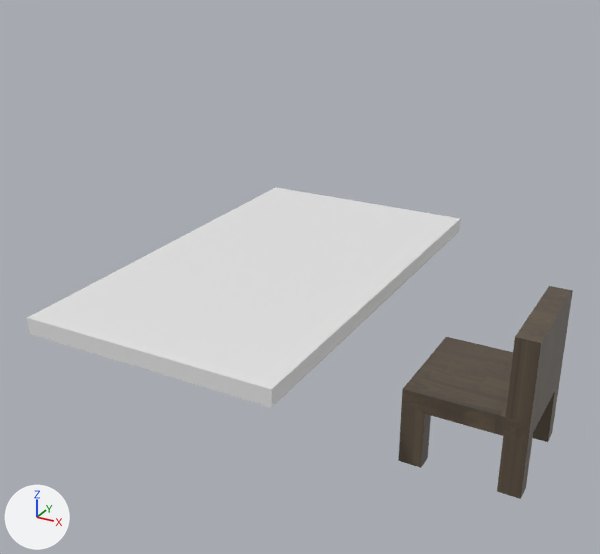
The glTF model app/public/models/chair.gltf, before and after one commit.
Both versions are drawn from a 50 mm lens placed at (2.2, -8.5, 6.01), pointed at (-2.32, -0.28, 1.9). The axes (+X, +Y, +Z) are drawn at lower left. The lights are the same throughout. Where no turn or scale is listed for an object, it has been applied to the vertices.

The first picture shows 'Chair', 'Table'.
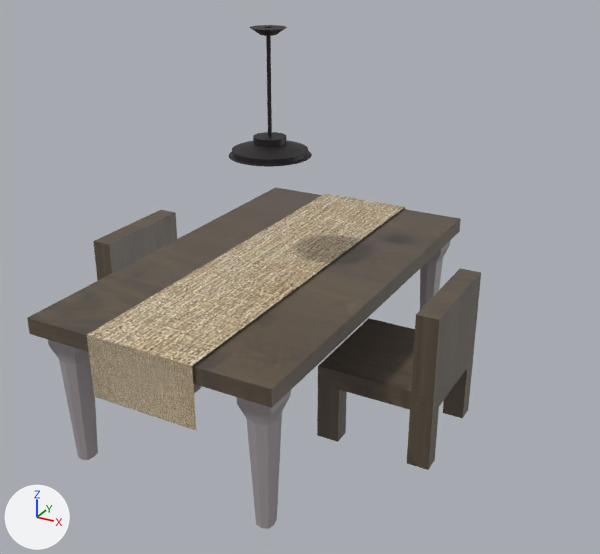
Commit message: Add table

Pixel boxes [x1, y1, x2, y2] of what changed, in the pictures (600 x 554 px):
'Table', recoloured: [27, 187, 461, 408] in both
'Chair', moved: before [398, 286, 573, 499]; after [317, 268, 481, 470]
'Runner', added (beige): after [87, 193, 405, 431]
'Leg1', added: after [237, 390, 291, 529]
'Chair.001', added: after [93, 210, 201, 393]
'Leg1.001', added: after [48, 340, 98, 460]
'OverHeadLight', added (black): after [229, 25, 312, 167]
'Leg1.002', added: after [420, 241, 450, 310]

The change, as a list of edits to the scene's bpy script:
```text
Add img_runner:
    img_runner = load_image('runner', 'img/runner.png', 512, 512, 'sRGB')
Add img_brown:
    img_brown = load_image('Brown', 'img/Brown.png', 32, 32, 'sRGB')
Add img_white:
    img_white = load_image('white', 'img/white.png', 32, 32, 'sRGB')
Add mat_runner:
    mat_runner = principled_material('runner')
    mat_runner.texture = img_runner
Add mat_material_003:
    mat_material_003 = principled_material('Material.003')
    mat_material_003.texture = img_brown
Add mat_material_002:
    mat_material_002 = principled_material('Material.002')
    mat_material_002.texture = img_floor
    mat_material_002.roughness = 0.4
    mat_material_002.emission_strength = 0.0049
Add mat_white:
    mat_white = principled_material('White')
    mat_white.texture = img_white
Change me_cube:
    where me_cube.from_pydata(...)  # 8 vertices, 12 faces; spans x -1.57..1.57, y -2.72..2.72, z -0.1..0.1
    add me_cube.materials.append(mat_material)  # picture img_floor
Add me_plane:
    me_plane.from_pydata(...)  # 8 vertices, 6 faces; spans x -0.68..0.68, y -2.75..2.76, z -0.76..0.0
    me_plane.materials.append(mat_runner)  # picture img_runner
Add me_circle_001:
    me_circle_001.from_pydata(...)  # 352 vertices, 640 faces; spans x -0.39..0.39, y -0.39..0.39, z -1.151..0.0
    me_circle_001.materials.append(mat_material_003)  # picture img_brown
Add me_chair_001:
    me_chair_001.from_pydata(...)  # 56 vertices, 108 faces; spans x -0.74..0.74, y -0.74..0.74, z 0.02..1.98
    me_chair_001.materials.append(mat_material_002)  # picture img_floor
Add me_cube_003:
    me_cube_003.from_pydata(...)  # 34 vertices, 64 faces; spans x -0.2..0.2, y -0.2..0.2, z -1.05..0.79
    me_cube_003.materials.append(mat_white)  # picture img_white
Change ob_chair:
    ob_chair.location: (0.0, 0.0, 0.0) -> (-1.09, 0.0, 0.0)
Add ob_runner:
    ob_runner = bpy.data.objects.new('Runner', me_plane)
    ob_runner.location = (-2.86, 0.0, 1.92)
Add ob_overheadlight:
    ob_overheadlight = bpy.data.objects.new('OverHeadLight', me_circle_001)
    ob_overheadlight.location = (-2.89, 0.0, 4.8)
    ob_overheadlight.scale = (1.3, 1.3, 1.3)
Add ob_chair_001:
    ob_chair_001 = bpy.data.objects.new('Chair.001', me_chair_001)
    ob_chair_001.location = (-4.49, 0.0, 0.0)
Add ob_leg1_002:
    ob_leg1_002 = bpy.data.objects.new('Leg1.002', me_cube_003)
    ob_leg1_002.location = (-1.57, 2.38, 1.04)
Add ob_leg1_001:
    ob_leg1_001 = bpy.data.objects.new('Leg1.001', me_cube_003.copy())
    ob_leg1_001.location = (-4.09, -2.4, 1.04)
Add ob_leg1:
    ob_leg1 = bpy.data.objects.new('Leg1', me_cube_003.copy())
    ob_leg1.location = (-1.57, -2.4, 1.04)
```
